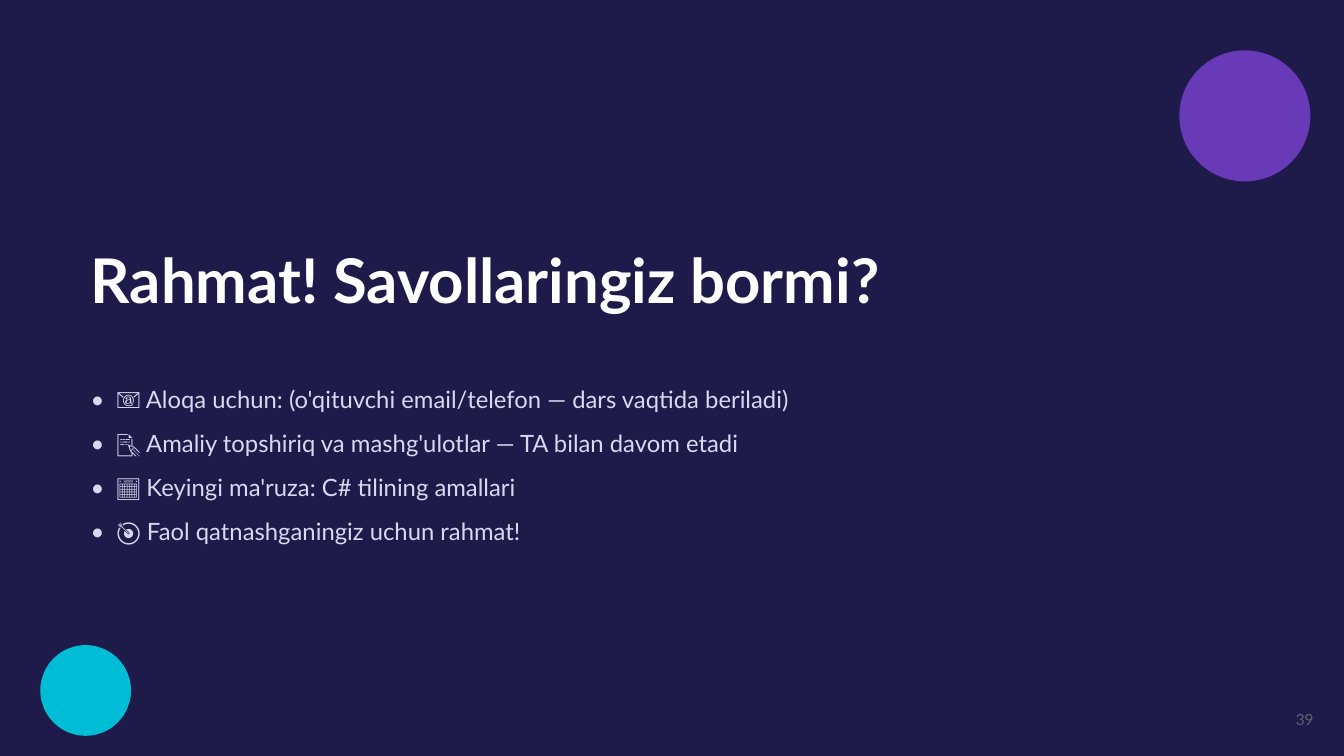
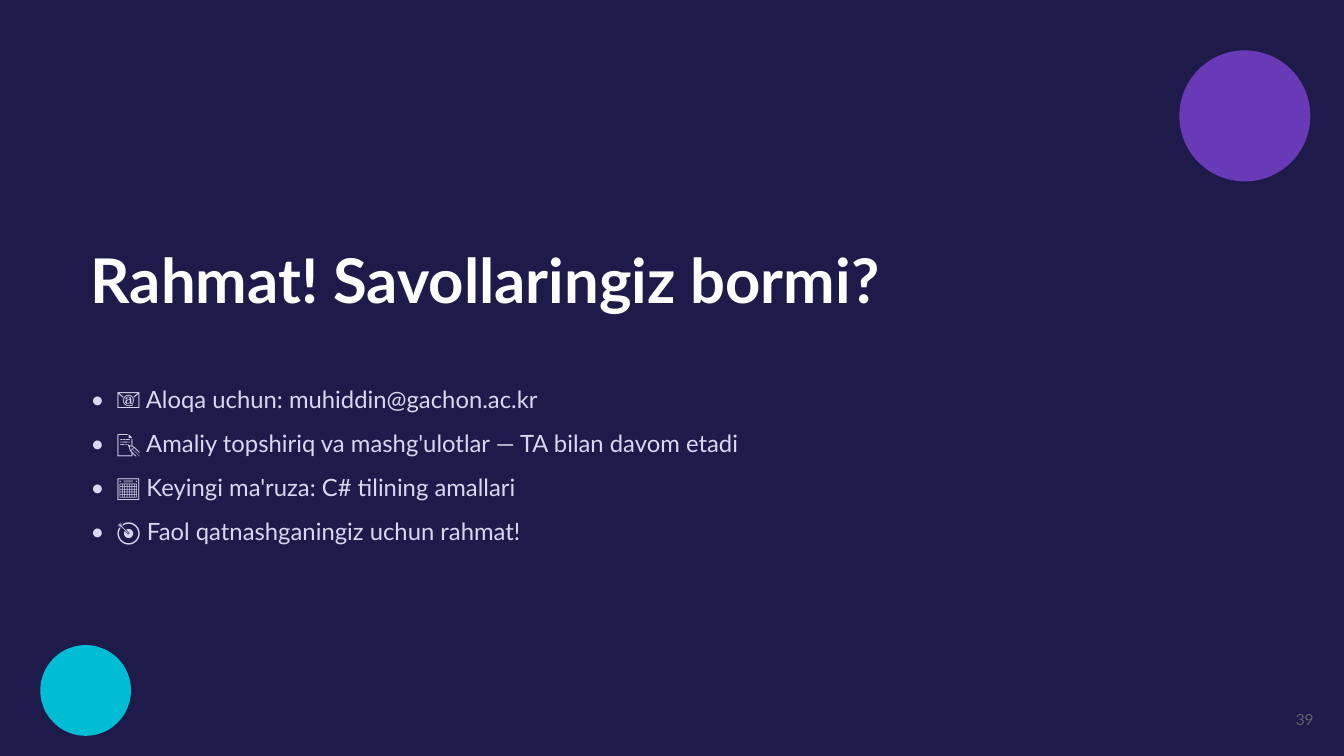
Before and after one commit to muxiddin19/Dasturlash1-2, a slide deck: slide 39 of Lecture_notes/week 2/Lecture2_Tashkil_Etuvchilari.pptx. Drawn at 1344x756 pixels with LibreOffice and Linux fonts; fonts in the diff are those of the drawing. Boxes give left, top, right and bottom in pixels: in the first picture for what was removed or moved away, otherwise in the second. Text is boxed around its words. In the diff, an @@ line names an element or a change of style, - is before the commit and + after.

```diff
--- a/Lecture_notes/week 2/Lecture2_Tashkil_Etuvchilari.pptx
+++ b/Lecture_notes/week 2/Lecture2_Tashkil_Etuvchilari.pptx
@@ text at box(146, 390, 538, 413): text changed @@
-• 📧 Aloqa uchun: (o'qituvchi email/telefon — dars vaqtida beriladi)
+• 📧 Aloqa uchun: muhiddin@gachon.ac.kr
```
Also in this commit, not shown: 5 other slides changed, 1 other file.
